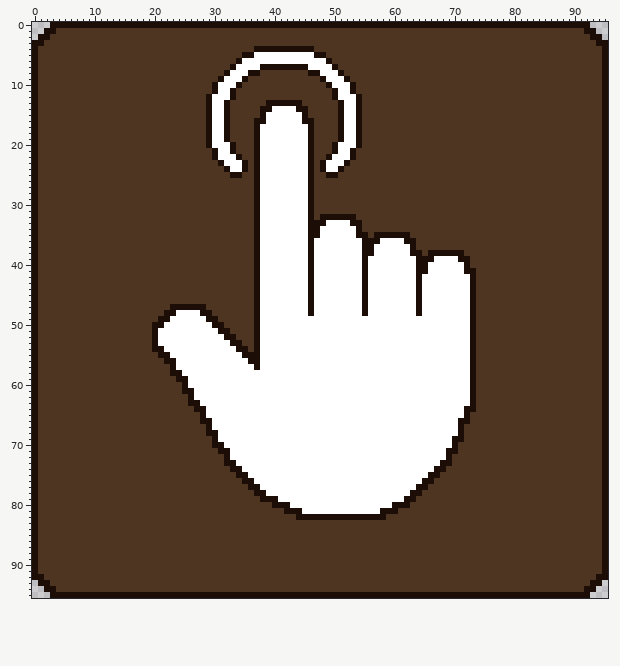
A pixel-art file gets an edit: design/tap_indicator.aseprite. The first picture shows the starting point.
96x96 pixels, 1 frame.
After the commit:
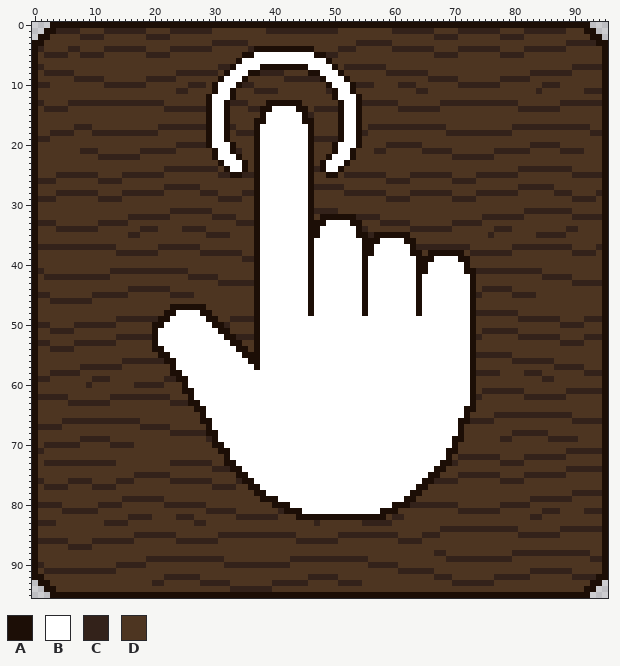
Palette (. is transparent): A #1c0e06  B #ffffff  C #33221a  D #4d3521
Changes in this commit:
layer "woodgrain" added
layer "background" removed
Changed rows in their new state; - is an unchanged pixel.
Layer "woodgrain":
first column x 1:
 1 ---CCCC----CCCCCCC----CCCCCCC---------CCCCCCCCCCCC---------CCCCCCC----CCCCCCC----CCCCCCC------
 2 -------CCCC-------CCCC--------------------------------------------CCCC-------CCCC-------------
 3 -----------------------------CCCCCC------------------CCCCCC-----------------------------CCCCC-
 4 C----CC----CCCCCCC----CCCCCCC------C--------------CCC------CCCCCCC----CCCCCCC----CCCCCCC------
 5 -CCCC--CCCC-------CCCC--------------------------CC----------------CCCC-------CCCC-------------
 7 C-----------------------------CC-------------------CCCCCCC-------------------------------CCCCC
 8 -CCCCC-----------------CCCCCCC-------CCCC-----------------CCCCCCC-----------------CCCCCCC-----
 9 ------CCCCC-------CCCCC------------------CCCCCC------------------CCCCC-------CCCCC------------
10 CC---------CCCCCCC-------CCC------CC-----------------CCC----CCC-------CCCCCCC-------CCC-------
11 -----------------------CC-----------CCCC--------C--------------CC------------------C-------CCC
13 C----CCCCCCCCCCCCCCCC-----------CCC-------------------CCCCCC-------CCCCCCCCCCCCC-------CCCCCCC
14 -CCCC----------------CCCCCCC-------CC---------CCCC----------CCCCCCC-------------CCCCCCC-------
15 ---------------------------------------------C------------------------------------------------
17 ------CCC-----------CCCCCCCC----C----------------------CCCCCCCCCCCCC-----------CCCCCCCCCCCCC--
18 --CCCC---CCCCCCCCCCC-------------CCC------------------C-------------CCCCCCCCCCC-------------CC
19 CC--------------------------------------------CCCC--------------------------------------------
20 -----------------------CCCCC------------------------------CCCCCC------------------CCCCC-------
21 -------CCC-------CCCCCC----------C----------------------CC------CCCCC-------CCCCCC-----CCCC---
22 ----------CCCCCCC----------------------------------------------------CCCCCCC------------------
24 ---------------------CCCCCCCCC----------------C---------------------------------CCCCCCCCC-----
25 ---CCCCCCC----CCCCCCC---------CC--CC---------------CCCCCCC----CCCCCCC----CCCCCCC---------CCCCC
26 CCC-------CCCC--------------------------------------------CCCC-------CCCC---------------------
27 ---------------------CCCCCC-------------------CCCCC-----------------------------CCCCCC--------
28 ---CCCCCCC----CCCCCCC------CCC----CC---------------CCCCCCC----CCCCCCC----CCCCCCC------CCC----C
29 CCC-------CCCC----------------CCCC------------------------CCCC-------CCCC----------------CCCC-
31 ----------------------CCCCCCC-----------------CCCC-------------------------------CCCCCCCC-----
32 ---------------CCCCCCC-------CCCC--------------------CCCC-----------------CCCCCCC--------CCCCC
33 CCC-------CCCCC------------------CCC---------------------CCCCC-------CCCCC--------------------
34 ---CCCCCCC-------CCC----CCCC--------------------------C-------CCCCCCC-------CCC---------CC----
35 ---------------CC-----------CCCC-----------------------C-------------------C-------CCCCC------
37 CCCCCCCCCCCCC-------CCCCCCC------------------------------------CCCCCCCCC-------CCCCCCCCCC----C
38 -------------CCCCCCC-------CCCCCCC--------------------------------------CCCCCCC----------CCCC-
39 ----------------------------------CC----------------------------------------------------------
41 C-----------CCCCCCCCCCCCC------------------------------------------------CCCCCCCCCCC----------
42 -CCCCCCCCCCC-------------CCCCC------------------------------------------------------CCCCC-----
43 ------------------------------CCCCCC-----------------------------------------------------CCCCC
44 ---------------CCCCCCC----------------------------------------------------CCCCC---------------
45 CC-------CCCCCC-------CCCC-----------------------------------------------C-----CCCC-----------
46 --CCCCCCC-------------------------------------------------------------------------------------
48 -------------------------------------------------------------------------CCCCCCC--------------
49 -------------CCCCCCC------------CCCC--------------------------------------------CCCCCCC----CCC
50 CC----CCCCCCC------------------C-------------------------------------------------------CCCC---
51 --CCCC--------------------------------------------------------------------CCCCCC--------------
52 -------------CCCCCC--------------CCC-------------------------------------C------CCCCCCC----CCC
53 CC----CCCCCCC--------------------------------------------------------------------------CCCC---
54 --CCCC----------------------------------------------------------------------------------------
55 -------------------------------------------------------------------------CCCCCC---------------
56 --------------CCCCCCC----------------------------------------------------------CCCCCCC--------
57 -------CCCCCCC------------------------------------------------------------------------CCCCC---
58 --CCCCC------------------------------------------------------------------CCCC----CCC-------CCC
59 CC-------CCC---------CC-------------------------------------------------------------CC--------
60 --------C-------CCCCC-------------------------------------------------------------------------
61 --------------------------------------------------------------------------CCCCCCC-------CCCCCC
62 CCCCC-------CCCCCCCCCC---------------------------------------------------C-------CCCCCCC------
63 -----CCCCCCC----------CCC---------------------------------------------------------------------
65 ----------------------------------------------------------------------------CCCCCCCCCCCCC-----
66 ----CCCCCCCCCCCCC-------------------------------------------------------CCCC-------------CCCCC
67 CCCC-------------CCCCC------------------------------------------------------------------------
68 ----------------------CCCCCC---------------------------------------------------CCCCCC---------
69 -------CCCCC----------------C------------------------------------------------CC------CCCCC----
70 -CCCCCC-----CCCC------------------------------------------------------------------------------
71 C---------------------------------------------------------------------------------------CCCCCC
72 ----------------------------------------------------------------------CCCCCCC----CCCCCCC------
73 -CCCCCCCCCCCC---------CCCCCCC----------------------------------------C-------CCCC-------------
74 -----------------------------CCC--------------------------------------------------------CCCCCC
75 ----------------CCCCCC------------------------------------------------CCCCCCC----CCCCCCC------
76 C----CCCC----CCC------CCCCCCC----C--------------------------------CCCC-------CCCC-------------
77 -CCCC----CCCC----------------CCCC-------------------------------------------------------------
78 -----------------------------------------------------------------------------------------CCCCC
79 --------------CCCCCCC-------------------------------------------------------------CCCCCCC-----
80 CCCC------CCCC-------CCCCCCC----------------------------------CCCCCCCC-------CCCCC------------
81 ----CCCCCC------------------CCCCC-------C-----------------------------CCCCCCC-------CCC----CCC
82 ---------------CCCC----CCC-------CCCCCCC-------------------CC---------------------CC----------
83 CCC--------CCCC-----------CC------------------C-------CCCCC-----------------------------------
84 -------------------------------------------------------------------CCCCCCCCCCCCC-------CCCCCCC
85 ----------------CCCCCCC-------CCCCCCCCCCCCC-------CCCCCCCCCC----CCC-------------CCCCCCC-------
86 CCCCC----CCCCCCC-------CCCCCCC-------------CCCCCCC----------CCCC------------------------------
87 -----CCCC-------------------------------------------------------------------------------------
88 ------------------------------------------------------------------CC-----------CCCCCCCCCCCCC--
89 ------------------CCCCCCCCCCCCC-----------CCCCCCCCCCCCC-------------CCCCCCCCCCC-------------CC
90 C------------CCCCC-------------CCCCCCCCCCC-------------CCCCC----------------------------------
91 -CCCCCCCCCCCC-----------------------------------------------CCCCCC----------------CCCCCCC-----
92 ---------------------CCCCCC------------------CCCCC----------------CCC-------CCCCCC-------CCCC-
93 -------------------CC------CCCCC-------CCCCCC-----CCCC---------------CCCCCCC------------------
94 --------------------------------CCCCCCC-------------------------------------------------------
Where, in picture pixels (left, top, right, bottom), the same in both pictures:
changed: (38, 28, 602, 592)
